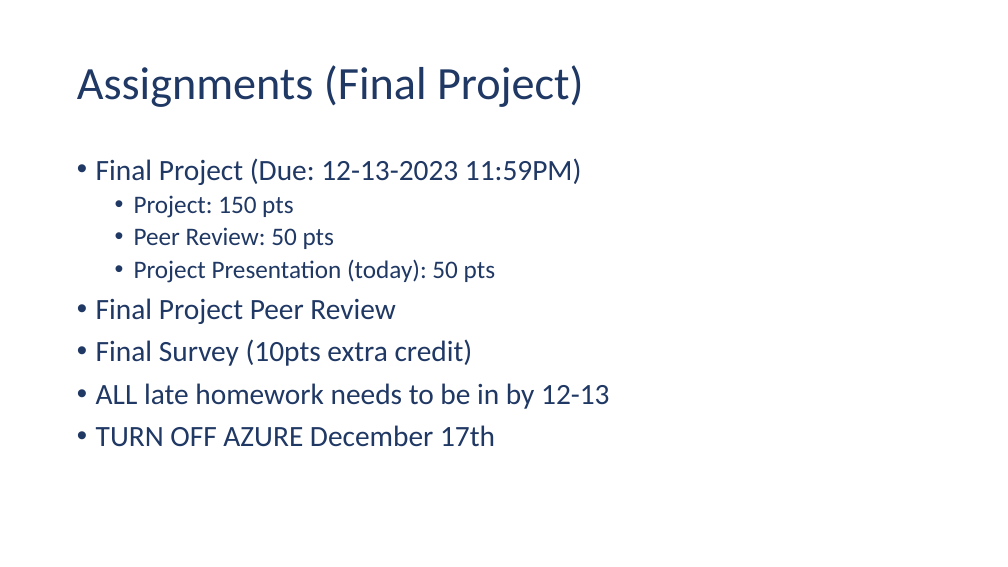
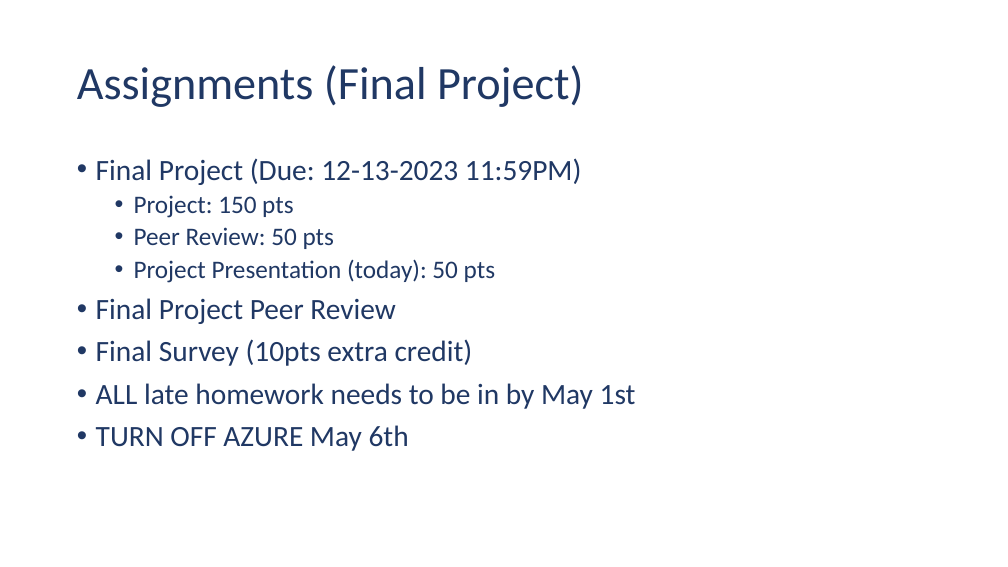
Before and after one commit to ehennis/CIS174, a slide deck: slide 2 of 2024-SPR/Week15.pptx. Drawn at 1008x567 pixels with LibreOffice and Linux fonts; fonts in the diff are those of the drawing. Boxes give left, top, right and bottom in pixels: in the first picture for what was removed or moved away, otherwise in the second. Text is boxed around its words. In the diff, an @@ line names an element or a change of style, - is before the commit and + after.

Commit message:
Updated turnin dates

```diff
--- a/2024-SPR/Week15.pptx
+++ b/2024-SPR/Week15.pptx
@@ text at (96, 383, 636, 451): text changed @@
-• ALL late homework needs to be in by 12-13
-• TURN OFF AZURE December 17th
+• ALL late homework needs to be in by May 1st
+• TURN OFF AZURE May 6th
```
